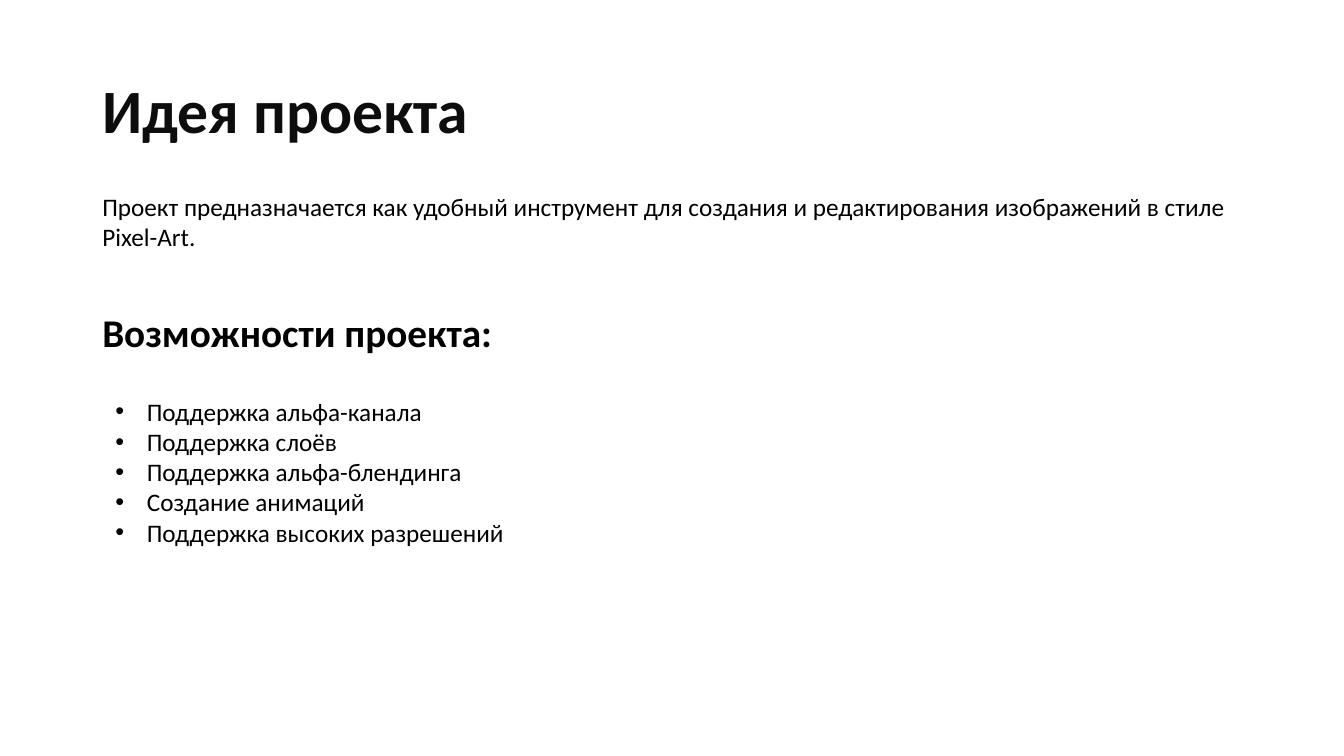
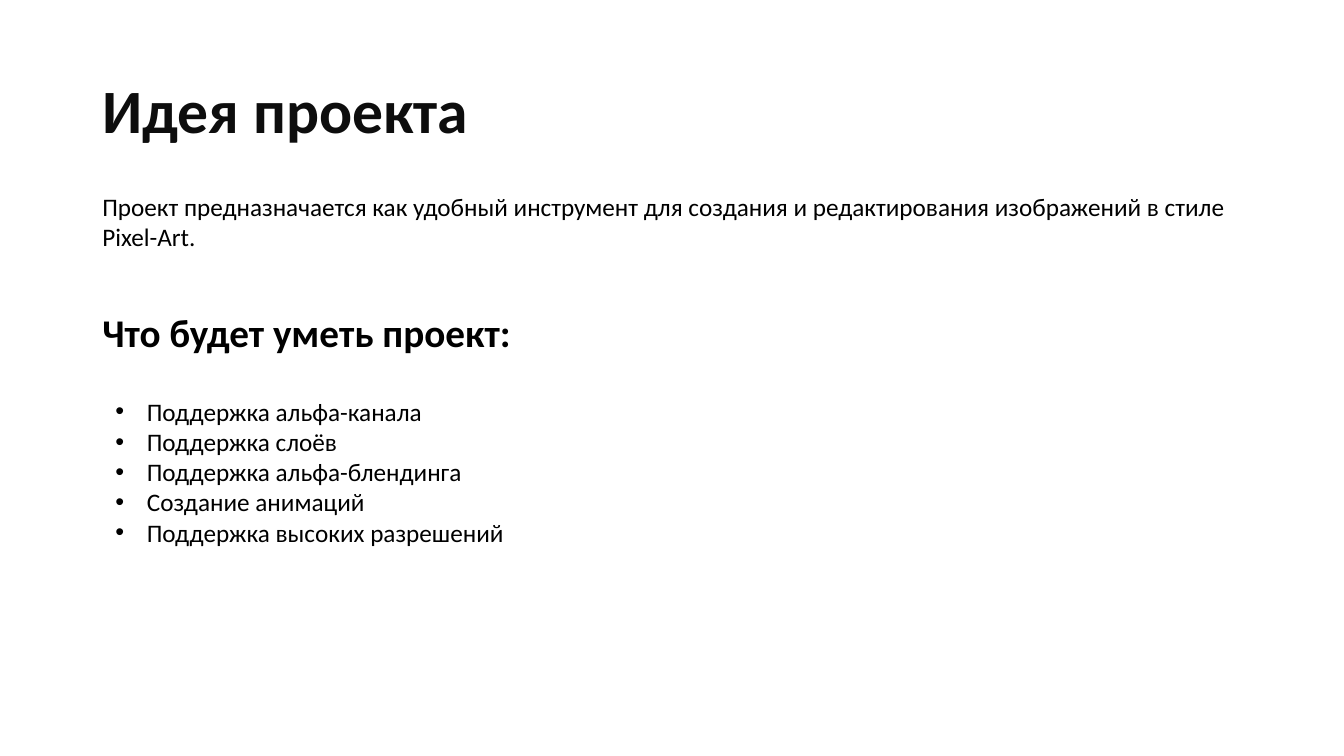
Before and after one commit to lycayan18/magicapixel, a slide deck: slide 2 of docs/Презентация.pptx. Drawn at 1344x756 pixels with LibreOffice and Linux fonts; fonts in the diff are those of the drawing. Boxes give left, top, right and bottom in pixels: in the first picture for what was removed or moved away, otherwise in the second. Text is boxed around its words. In the diff, an @@ line names an element or a change of style, - is before the commit and + after.

```diff
--- a/docs/Презентация.pptx
+++ b/docs/Презентация.pptx
@@ text at [102, 320, 510, 354]: text changed @@
-Возможности проекта:
+Что будет уметь проект:
```
Also in this commit, not shown: 1 other slide changed.
